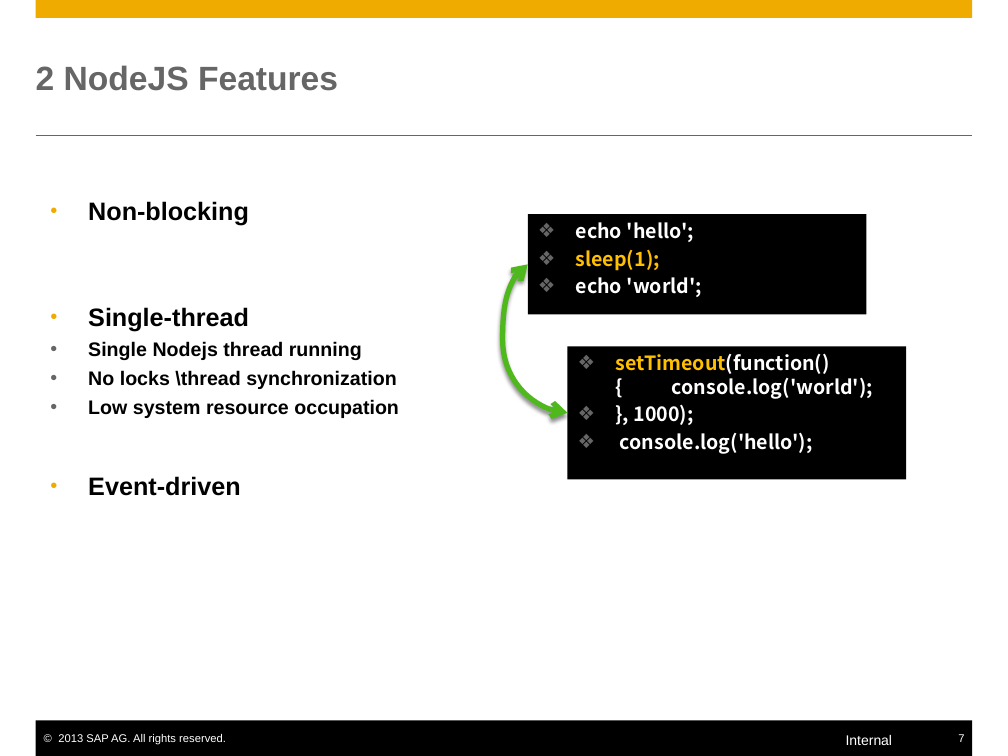
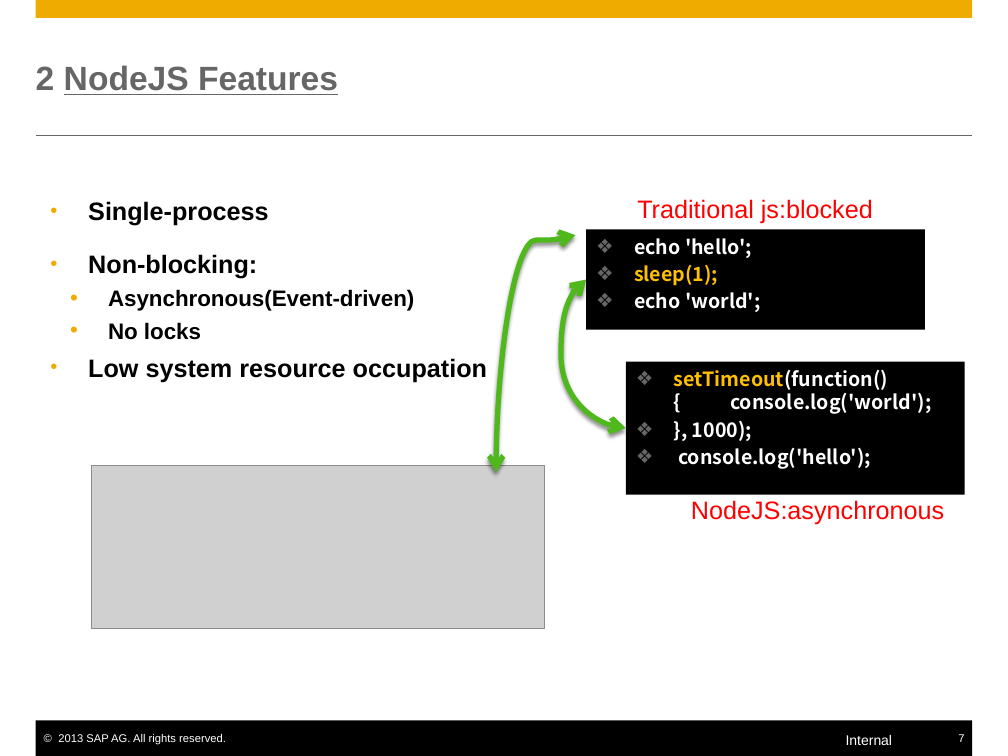
Before and after one commit to yjhcjykwbk-jlsec/mynodejs, a slide deck: slide 7 of nodejs.pptx. Drawn at 1008x756 pixels with LibreOffice and Linux fonts; fonts in the diff are those of the drawing; grey boxes stand for pictures. Boxes give left, top, right and bottom in pixels: in the first picture for what was removed or moved away, otherwise in the second. Text is boxed around its words. In the diff, an @@ line names an element or a change of style, - is before the commit and + after.

```diff
--- a/nodejs.pptx
+++ b/nodejs.pptx
@@ title "2 NodeJS Features" at bbox=[36, 65, 338, 95]: underline on @@
@@ text at bbox=[88, 201, 414, 340]: text changed; size 14 to 16 pt @@
-• Non-blocking
-• Single-thread
-      • Single Nodejs thread running
-      • No locks \thread synchronization
+• Single-process
+• Non-blocking:
+    • Asynchronous(Event-driven)
+    • No locks
@@ text added at bbox=[637, 199, 873, 224], 18 pt, text #FF0000 @@
+Traditional js:blocked
@@ curved double arrow added from (576, 235) to (496, 472), #4FB81C 3.75 pt @@
@@ 2 rectangles, 1 curved double arrow: place and size @@
-2 rectangles, 1 curved double arrow at bbox=[503, 214, 906, 480]
+2 rectangles, 1 curved double arrow at bbox=[561, 230, 965, 495]
@@ text at bbox=[88, 358, 487, 382]: size 14 to 18 pt in "Low system resource occupation"; list level 4 to 2 in "Low system resource occupation"; bullet colour #666666 to #F0AB00 @@
@@ text at bbox=[88, 476, 241, 496]: paragraph removed @@
-• Event-driven
@@ picture added at bbox=[92, 466, 545, 628] @@
@@ text added at bbox=[691, 500, 944, 525], 18 pt, text #FF0000 @@
+NodeJS:asynchronous
```
Also in this commit, not shown: 19 other slides changed, 7 slides added.
